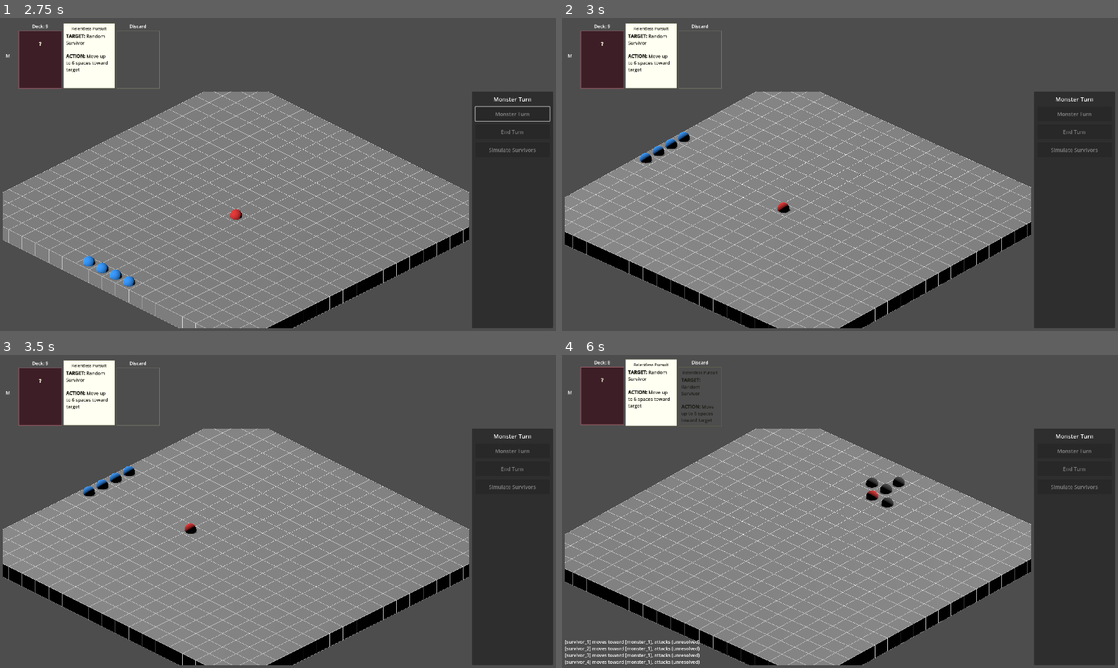
Above: before the commit, frames 1-4 (two rows, left to right).
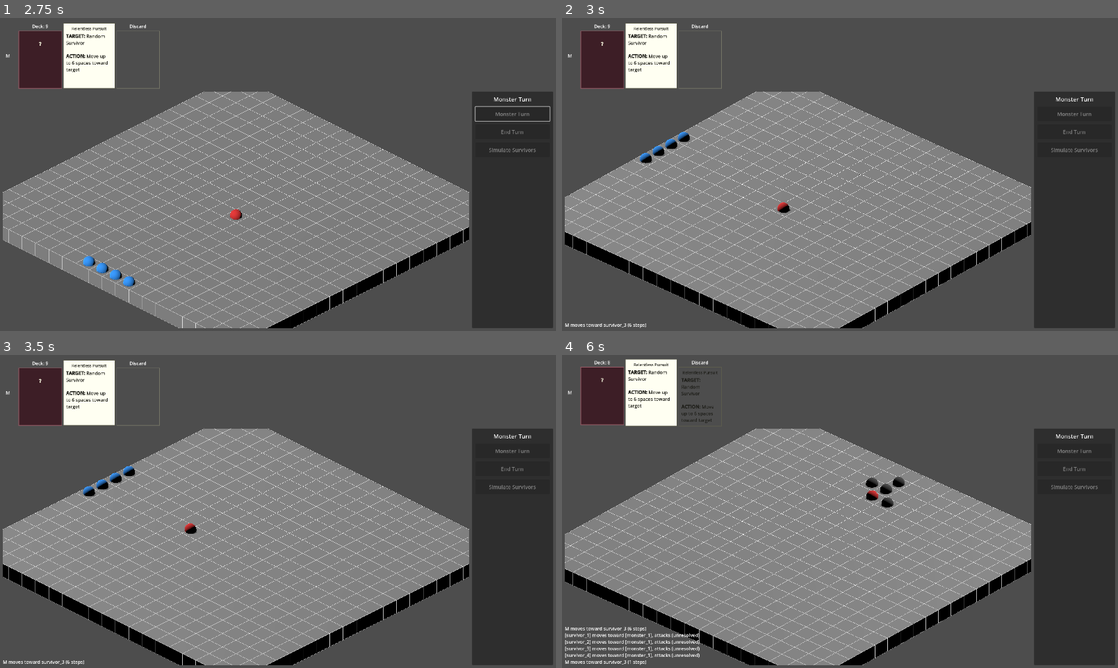
Above: after the commit, the same moments.

Repository: aartcmeijer-hash/silt-2
Game: Godot game, scene res://scenes/menus/main_menu.tscn
The game is run twice, just before and just after one commit, with the same random seed, the same clock (stepped at 60 frames per second) and the same inputs.
Inputs (mouse positions are in pixels of both pictures, inside the frame that each line leads up to):
- Up to frame 1 (2.75 s): click "Play" at 0.5 s; click "Low risk, low reward" at 1.25 s; click "Monster Turn" at 2 s
- Up to frame 2 (3 s): tap Enter at 2.75 s; move the mouse to (962, 158) at 2.77 s; hold E (rotate_right) from 2.78 s (still down); click (962, 158) at 2.92 s
- Up to frame 3 (3.5 s): keep holding E (rotate_right)
- Up to frame 4 (6 s): move the mouse to (728, 527) at 3.52 s; release E (rotate_right) at 3.53 s; hold Q (rotate_left) 3.53-4.28 s; move the mouse to (895, 442) at 4.27 s; hold E (rotate_right) 4.28-5 s; click "Simulate Survivors" at 5 s; tap Space at 5.75 s; move the mouse to (812, 574) at 5.77 s; hold E (rotate_right) from 5.78 s (still down); click (812, 574) at 5.92 s

Frame 1 is identical in both runs. In frame 2, 0.1% of the frame differs, in the area x 0-16%, y 97-100%; in frame 3, 0.1%; in frame 4, 0.4%, in the area x 0-25%, y 86-100%.

Commit message:
feat: log monster movement actions to game log

Diff:
--- a/scripts/game/monster_ai_controller.gd
+++ b/scripts/game/monster_ai_controller.gd
@@ -270,8 +270,14 @@
 	# Find path (using card's max_distance instead of hardcoded MAX_MOVE_DISTANCE)
 	var path: Array[Vector2i] = pathfinder.find_path(monster_grid_pos, target_grid_pos, max_distance)
 
+	_attack_log.clear()
 	if path.size() <= 1:
-		return
+		_log("%s moves toward %s -- already adjacent" % [monster.entity_label, target_id])
+		attack_log_updated.emit(_attack_log.duplicate())
+		return
+
+	_log("%s moves toward %s (%d steps)" % [monster.entity_label, target_id, path.size() - 1])
+	attack_log_updated.emit(_attack_log.duplicate())
 
 	path.remove_at(0)
 	await _animate_movement(monster, path)
